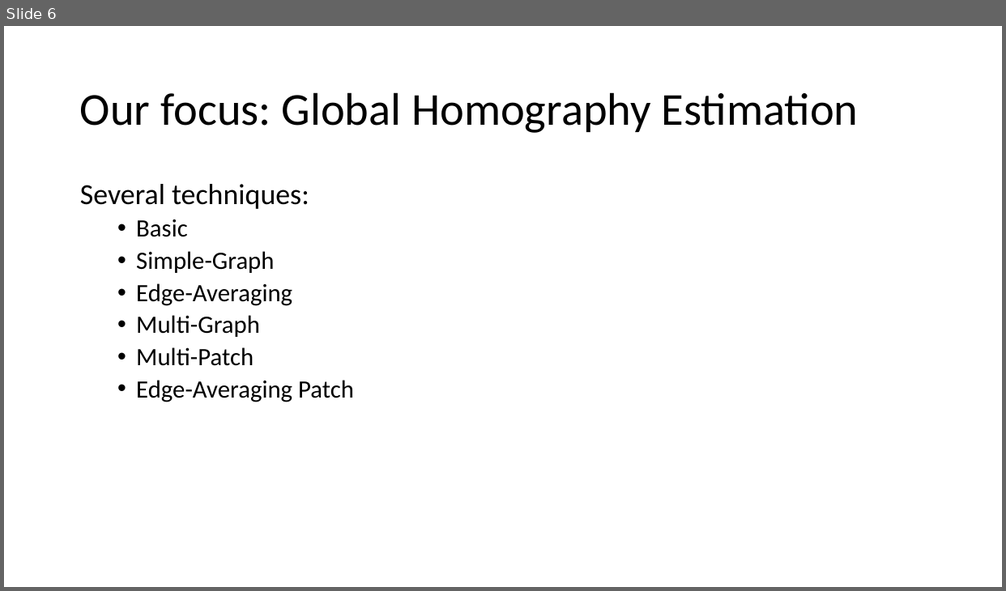
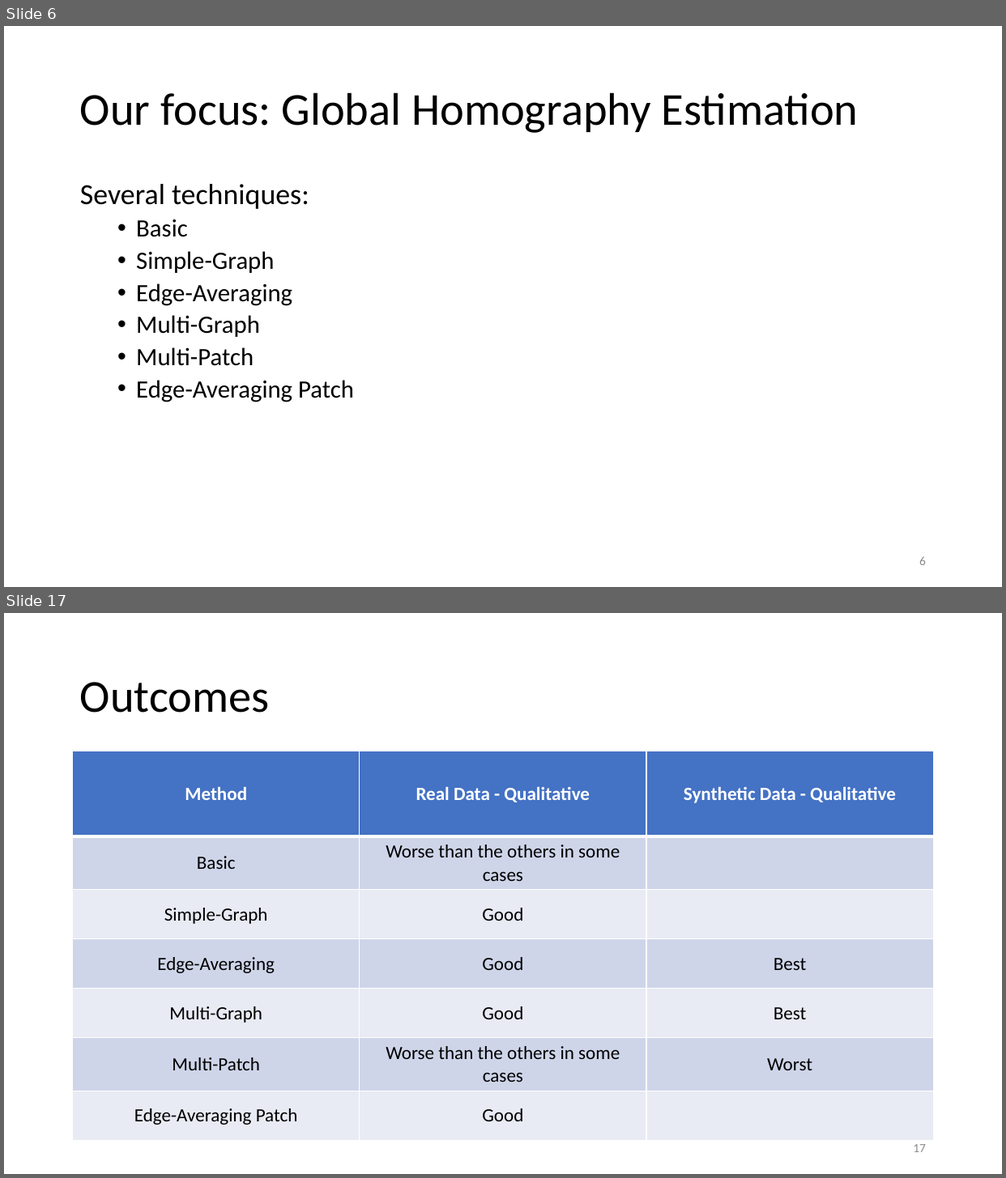
Before and after one commit to fasana-corrado/RGB-Mosaicing-via-Multigraph-Synchronization, a slide deck: presentation.pptx. Shown one above the other, each under a label of ours: slide 6 before the commit, slides 6 and 17 after it; the slides between them are not shown. The pictures are 1006x591 and 1006x1178 pixels, drawn with LibreOffice and Linux fonts; fonts in the diff are those of the drawing. Boxes give left, top, right and bottom in pixels: in the first picture for what was removed or moved away, otherwise in the second. Text is boxed around its words. In the diff, an @@ line names an element or a change of style, - is before the commit and + after.

Commit message:
Updated presentation, fixed multi-patch

```diff
--- a/presentation.pptx
+++ b/presentation.pptx
@@ slide 17 added at (4, 613, 1002, 1174), background #FFFFFF @@
@@ title added at (80, 682, 270, 713), 44 pt, text #000000 @@
+Outcomes
@@ table added at (73, 752, 933, 1139), 7 rows, 3 columns @@
+Method | Real Data - Qualitative | Synthetic Data - Qualitative
+Basic | Worse than the others in some cases | 
+Simple-Graph | Good | 
+Edge-Averaging | Good | Best
+Multi-Graph | Good | Best
+Multi-Patch | Worse than the others in some cases | Worst
+Edge-Averaging Patch | Good | 
@@ page number added at (913, 1144, 926, 1152), 12 pt, text #8C8C8C @@
+17
@@ slide 6 changed as well @@
@@ page number added at (919, 557, 926, 565), 12 pt, text #8C8C8C @@
+6
```
Also in this commit, not shown: 5 other slides changed, 11 other slides added, 1 slide removed, 10 other files.
